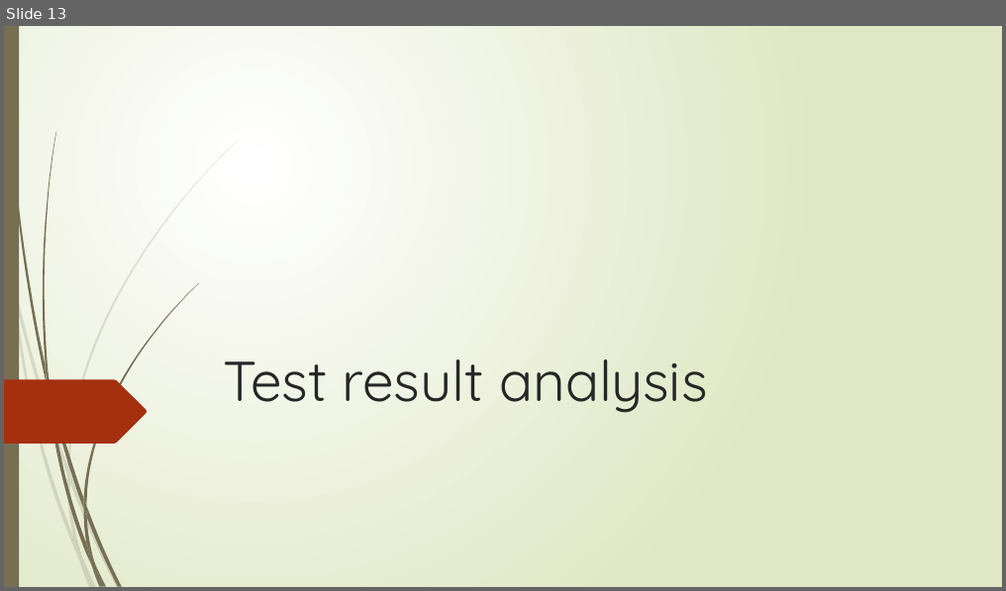
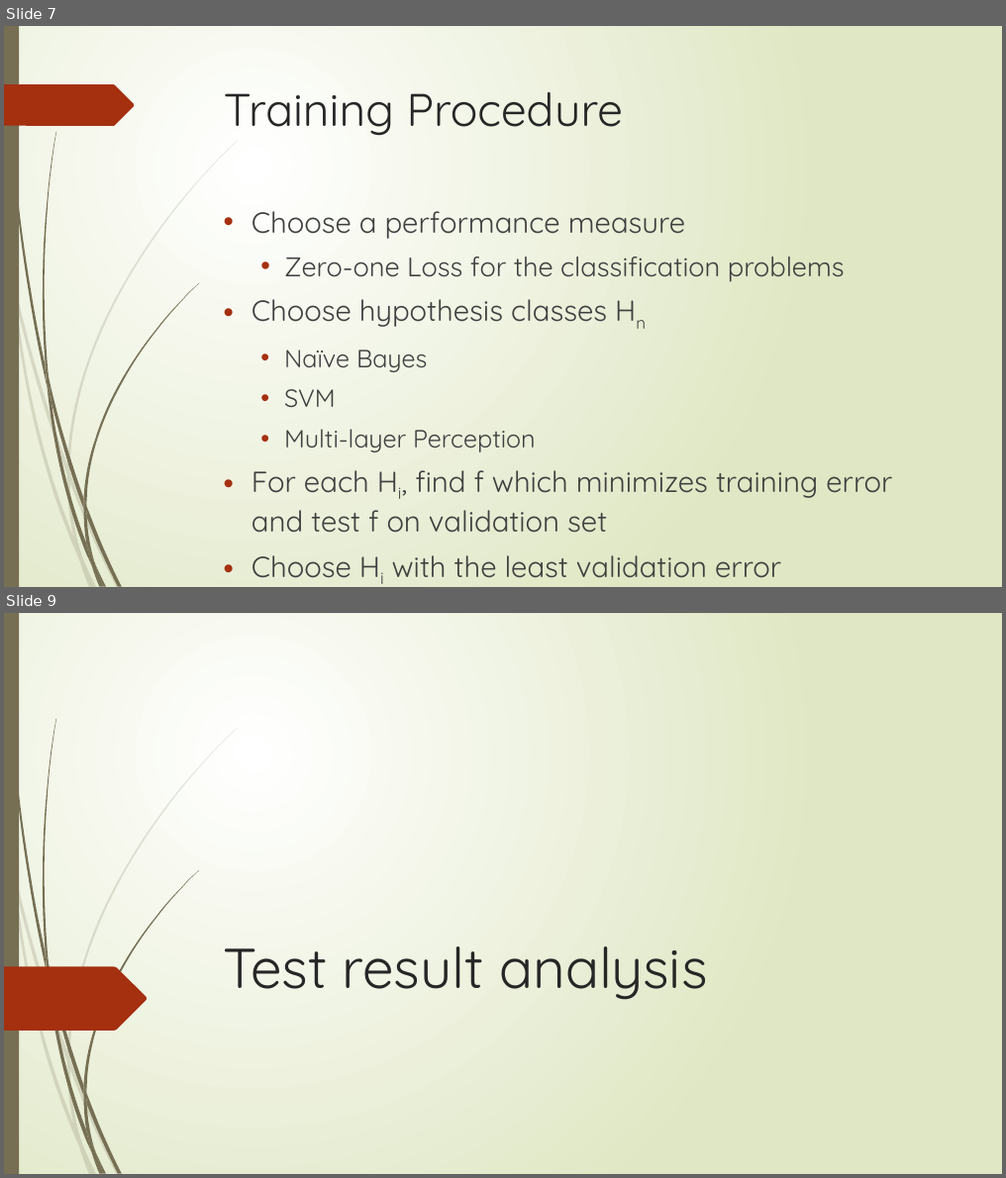
Before and after one commit to XiaokuanOSU/AI2report, a slide deck: PPTGroup10.pptx. Shown one above the other, each under a label of ours: slide 13 before the commit, slides 7 and 9 after it; the slides between them are not shown. The pictures are 1006x591 and 1006x1178 pixels, drawn with LibreOffice and Linux fonts; fonts in the diff are those of the drawing. Boxes give left, top, right and bottom in pixels: in the first picture for what was removed or moved away, otherwise in the second. Text is boxed around its words. In the diff, an @@ line names an element or a change of style, - is before the commit and + after.

Commit message:
edit ppt by adding procedure and test result for SVM

```diff
--- a/PPTGroup10.pptx
+++ b/PPTGroup10.pptx
@@ slide 7 added at (4,26,1002,587), background gradient #FFFFFF to #DFE8C4; not listed: 23 template elements that a slide beside it also shows @@
@@ freeform shape added at (4,84,135,126), fill #A53010 @@
@@ title added at (224,92,623,136), 44 pt, text #262626 @@
+Training Procedure
@@ text added at (252,211,892,578), 28 pt, text #404040 @@
+• Choose a performance measure
+  • Zero-one Loss for the classification problems
+• Choose hypothesis classes Hn
+  • Naïve Bayes
+  • SVM
+  • Multi-layer Perception
+• For each Hi, find f which minimizes training error and test f on validation set
+• Choose Hi with the least validation error
@@ what was slide 13 is now slide 9 @@
```
Also in this commit, not shown: 3 slides changed, 5 other slides added, 6 slides removed.
